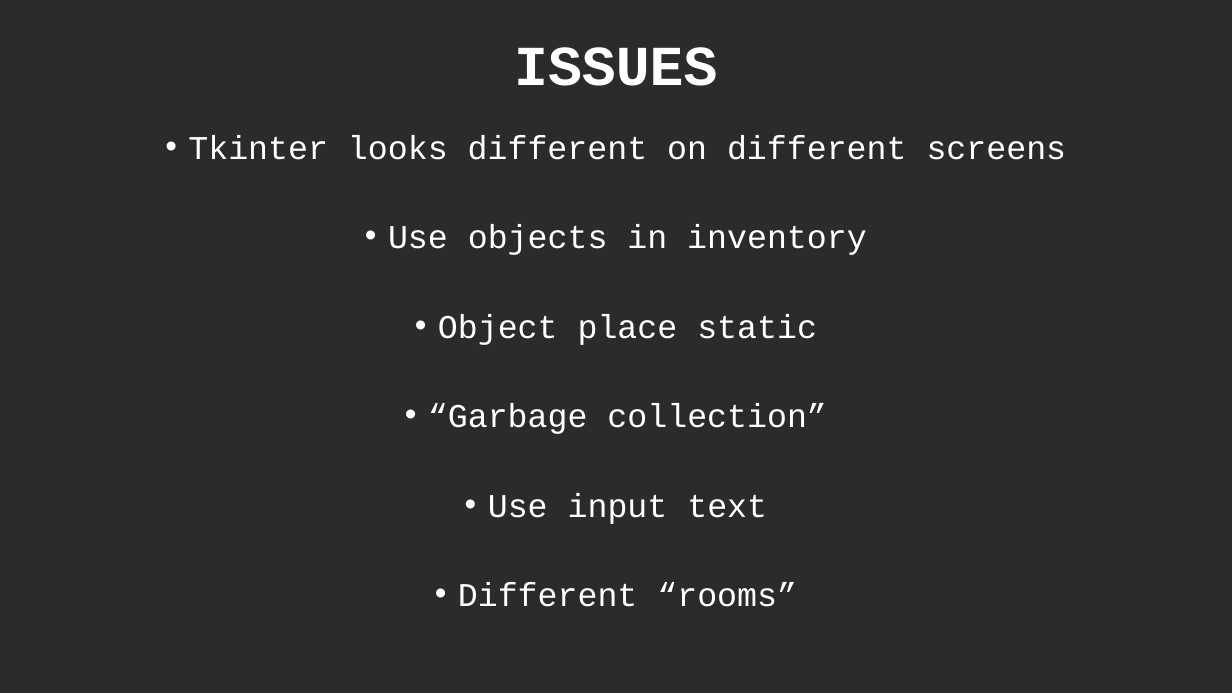
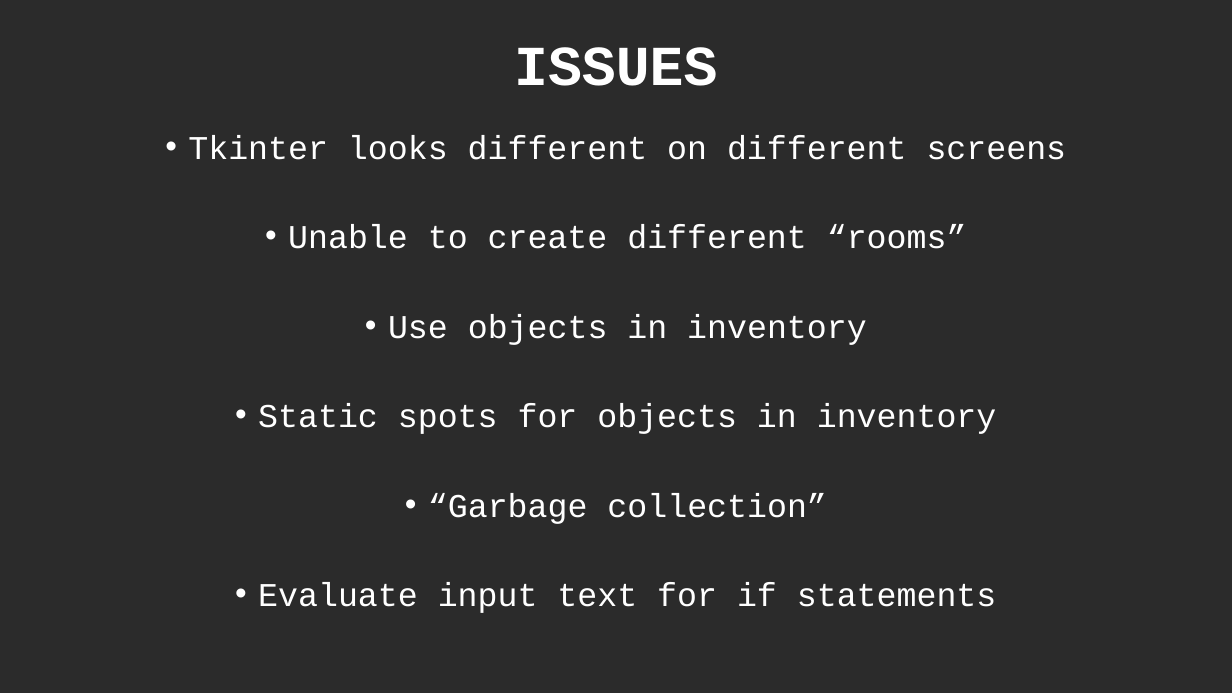
Before and after one commit to RubyDoma/point-and-click, a slide deck: slide 4 of PPT/Presentation.pptx. Drawn at 1232x693 pixels with LibreOffice and Linux fonts; fonts in the diff are those of the drawing; background and template pictures are left out; a plain dark background stands for a picture behind light text. Boxes give left, top, right and bottom in pixels: in the first picture for what was removed or moved away, otherwise in the second. Text is boxed around its words. In the diff, an @@ line names an element or a change of style, - is before the commit and + after.

```diff
--- a/PPT/Presentation.pptx
+++ b/PPT/Presentation.pptx
@@ text at bbox=[288, 224, 967, 249]: paragraph added @@
+• Unable to create different “rooms”
@@ text at bbox=[258, 403, 997, 434]: text changed @@
-• Object place static
+• Static spots for objects in inventory
@@ text at bbox=[258, 582, 996, 613]: text changed @@
-• Use input text
-• Different “rooms”
+• Evaluate input text for if statements
```
Also in this commit, not shown: 3 other slides changed, 1 other file.
